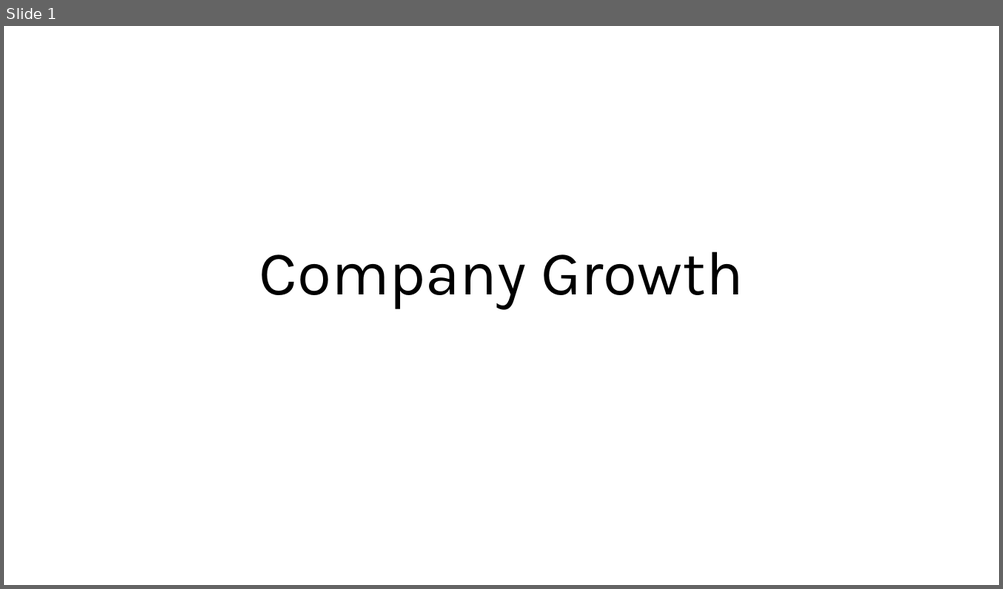
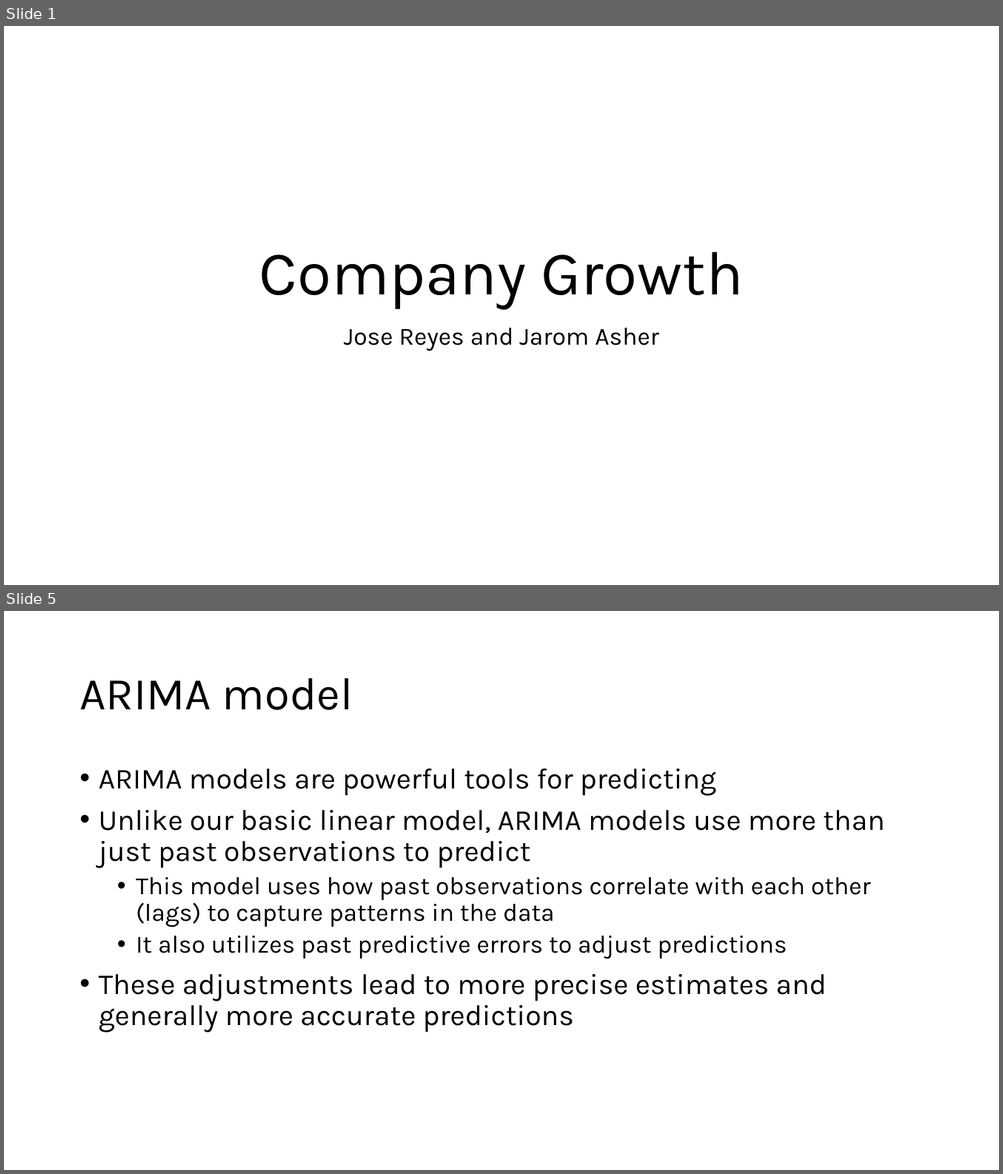
Before and after one commit to jerhomie2/CompanyGrowth, a slide deck: Company Growth.pptx. Shown one above the other, each under a label of ours: slide 1 before the commit, slides 1 and 5 after it; the slides between them are not shown. The pictures are 1003x589 and 1003x1174 pixels, drawn with LibreOffice and Linux fonts; fonts in the diff are those of the drawing. Boxes give left, top, right and bottom in pixels: in the first picture for what was removed or moved away, otherwise in the second. Text is boxed around its words. In the diff, an @@ line names an element or a change of style, - is before the commit and + after.

```diff
--- a/Company Growth.pptx
+++ b/Company Growth.pptx
@@ slide 5 added at (4, 611, 999, 1170), background #FFFFFF @@
@@ title added at (79, 678, 353, 710), 44 pt, text #000000 @@
+ARIMA model
@@ text added at (99, 769, 885, 1033), 28 pt, text #000000 @@
+• ARIMA models are powerful tools for predicting
+• Unlike our basic linear model, ARIMA models use more than just past observations to predict
+  • This model uses how past observations correlate with each other (lags) to capture patterns in the data
+  • It also utilizes past predictive errors to adjust predictions
+• These adjustments lead to more precise estimates and generally more accurate predictions
@@ slide 1 changed as well @@
@@ subtitle added at (344, 328, 659, 352), 24 pt, text #000000 @@
+Jose Reyes and Jarom Asher
```
Also in this commit, not shown: 8 other slides added.
